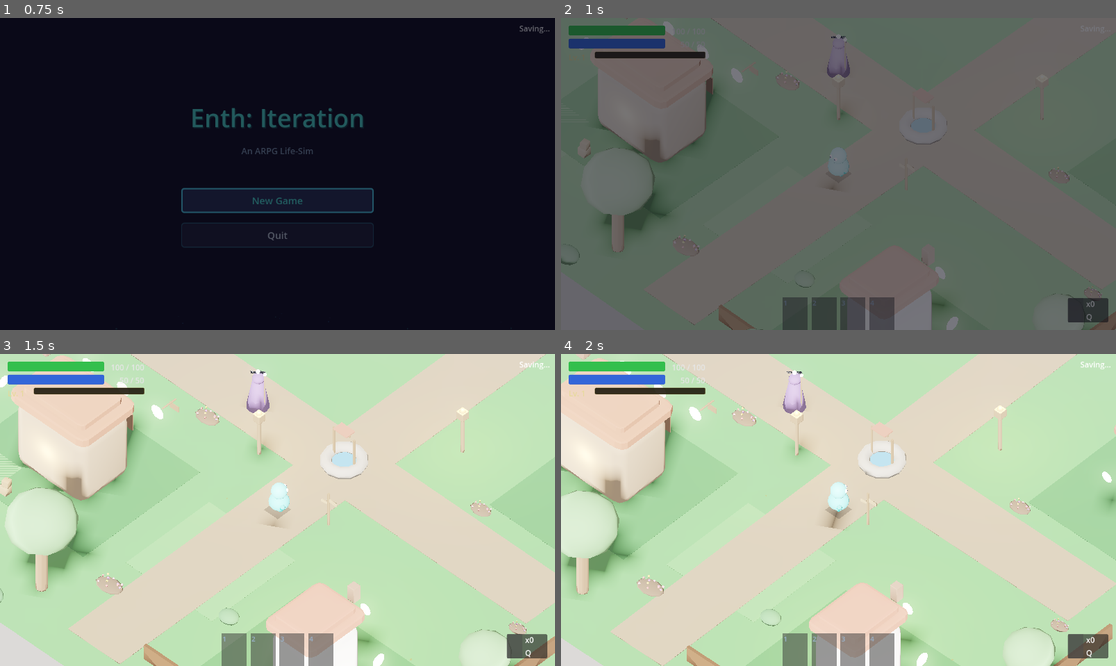
Above: before the commit, frames 1-4 (two rows, left to right).
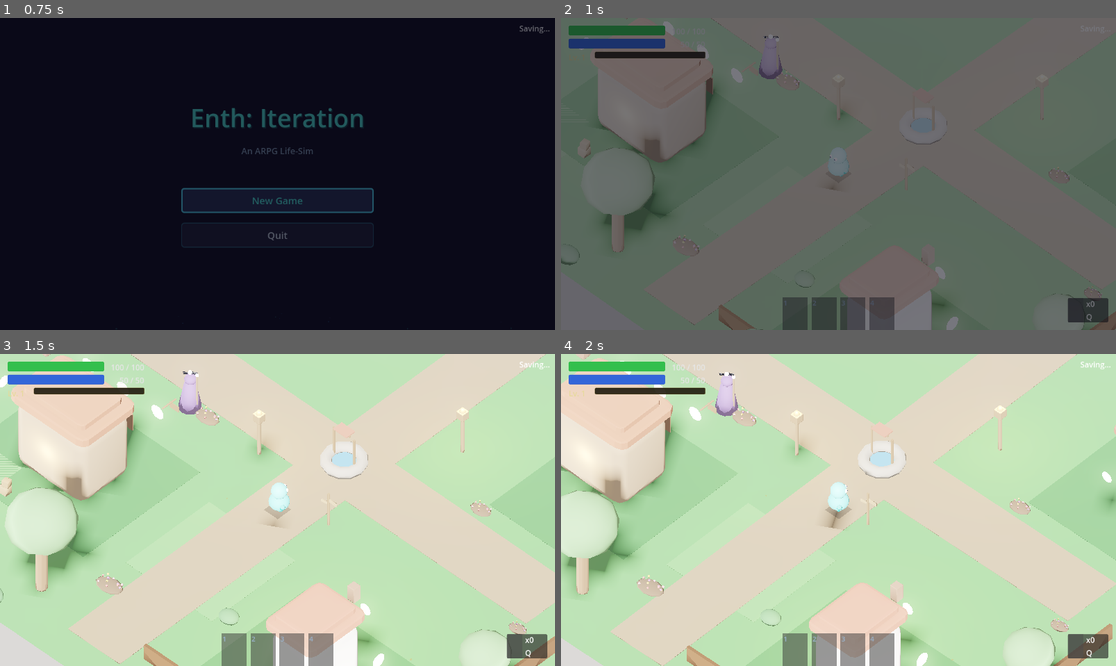
Above: after the commit, the same moments.

Repository: hwashburn1011/enth-iteration
Game: Godot game, scene res://scenes/main/MainMenu.tscn
Same seed, same stepped clock (60 frames per second), same inputs: the game is played once before the commit and once after it.
Inputs (mouse positions are in pixels of both pictures, inside the frame that each line leads up to):
- Up to frame 1 (0.75 s): click "New Game" at 0.5 s
- Up to frame 2 (1 s): no input
- Up to frame 3 (1.5 s): tap Enter at 1.25 s; move the mouse to (399, 494) at 1.27 s; hold D (move_right) from 1.28 s (still down); tap 1 (ability_1) at 1.35 s; click (399, 494) at 1.42 s
- Up to frame 4 (2 s): keep holding D (move_right)

Frame 1 is identical in both runs. In frame 2, 0.2% of the frame differs, in the area x 35-53%, y 5-20%; in frame 3, 0.8%, in the area x 32-49%, y 4-20%; in frame 4, 0.8%.

Commit message:
fix: move AI Sage off center path, larger dungeon entrance interaction
AI Sage moved from (-5, 0, 0) to (-7, 0, 2) so they don't block
the north path to the dungeon entrance.

Dungeon entrance interaction radius increased from 2.0 to 4.5 so
players can trigger it more easily when walking north on the path.

Co-Authored-By: Claude Opus 4.6 (1M context) <noreply@anthropic.com>

Diff:
--- a/scenes/town/DungeonEntrance.tscn
+++ b/scenes/town/DungeonEntrance.tscn
@@ -12,7 +12,7 @@
 emission_energy_multiplier = 0.3
 
 [sub_resource type="SphereShape3D" id="SphereShape3D_interact"]
-radius = 2.0
+radius = 4.5
 
 [node name="DungeonEntrance" type="Node3D"]
 script = ExtResource("1_script")
--- a/scenes/town/Town.tscn
+++ b/scenes/town/Town.tscn
@@ -83,7 +83,7 @@
 unique_name_in_owner = true
 
 [node name="AISageSlot" type="Marker3D" parent="NPCSlots"]
-transform = Transform3D(1, 0, 0, 0, 1, 0, 0, 0, 1, -5, 0, 0)
+transform = Transform3D(1, 0, 0, 0, 1, 0, 0, 0, 1, -7, 0, 2)
 
 [node name="CacheSpriteSlot" type="Marker3D" parent="NPCSlots"]
 transform = Transform3D(1, 0, 0, 0, 1, 0, 0, 0, 1, 5, 0, 0)
@@ -105,18 +105,18 @@
 size = Vector3(2, 0.6, 0.8)
 
 [node name="Lantern" type="CSGBox3D" parent="TownExpansion1"]
-transform = Transform3D(1, 0, 0, 0, 1, 0, 0, 0, 1, 7, 1.0, 3)
-size = Vector3(0.3, 2.0, 0.3)
+transform = Transform3D(1, 0, 0, 0, 1, 0, 0, 0, 1, 7, 1, 3)
+size = Vector3(0.3, 2, 0.3)
 
 [node name="Decor1" type="CSGBox3D" parent="TownExpansion1"]
 transform = Transform3D(1, 0, 0, 0, 1, 0, 0, 0, 1, -6, 0.4, 4)
-size = Vector3(1.0, 0.8, 0.6)
+size = Vector3(1, 0.8, 0.6)
 
 [node name="TownExpansion2" type="Node3D" parent="."]
 visible = false
 
 [node name="MarketStall" type="CSGBox3D" parent="TownExpansion2"]
-transform = Transform3D(1, 0, 0, 0, 1, 0, 0, 0, 1, -3, 1.0, -8)
+transform = Transform3D(1, 0, 0, 0, 1, 0, 0, 0, 1, -3, 1, -8)
 size = Vector3(3, 2, 2)
 
 [node name="StallCounter" type="CSGBox3D" parent="TownExpansion2"]
Not shown: 1 places in scenes/town/Town.tscn that only renumber resources
